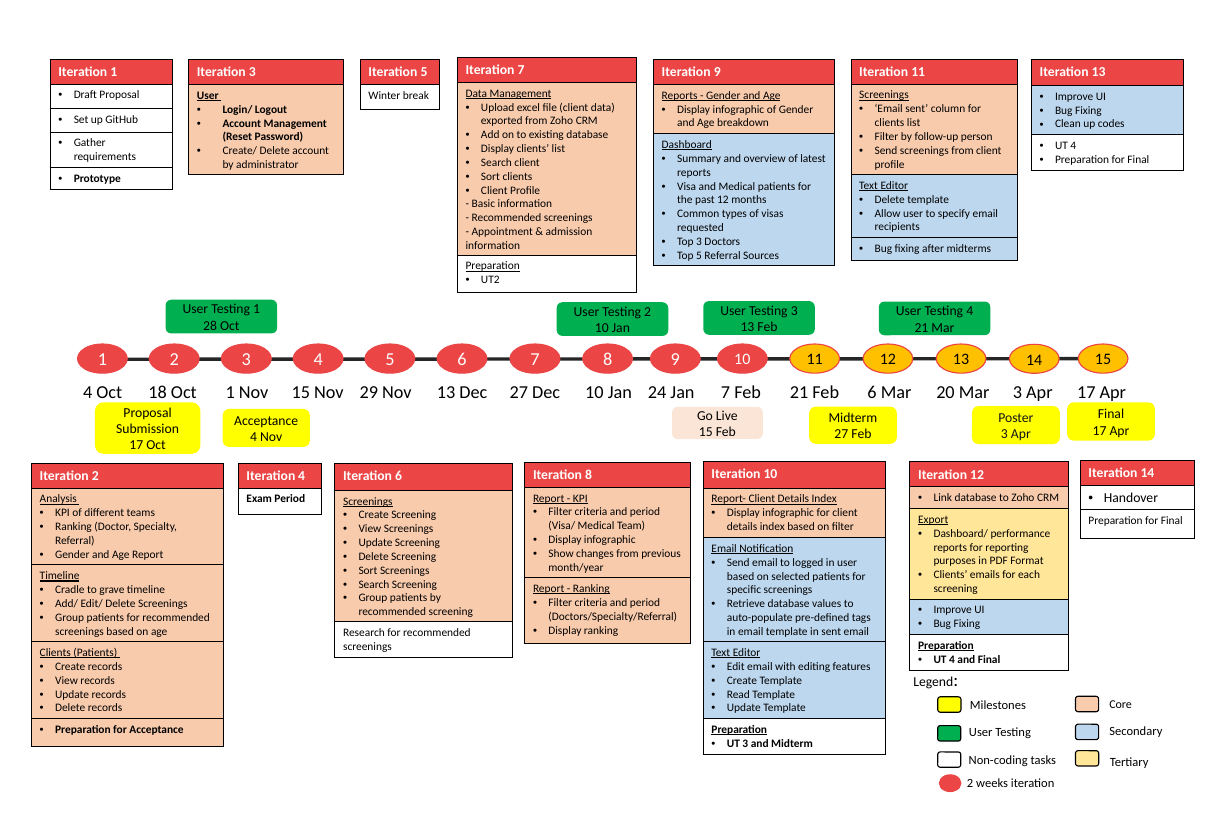
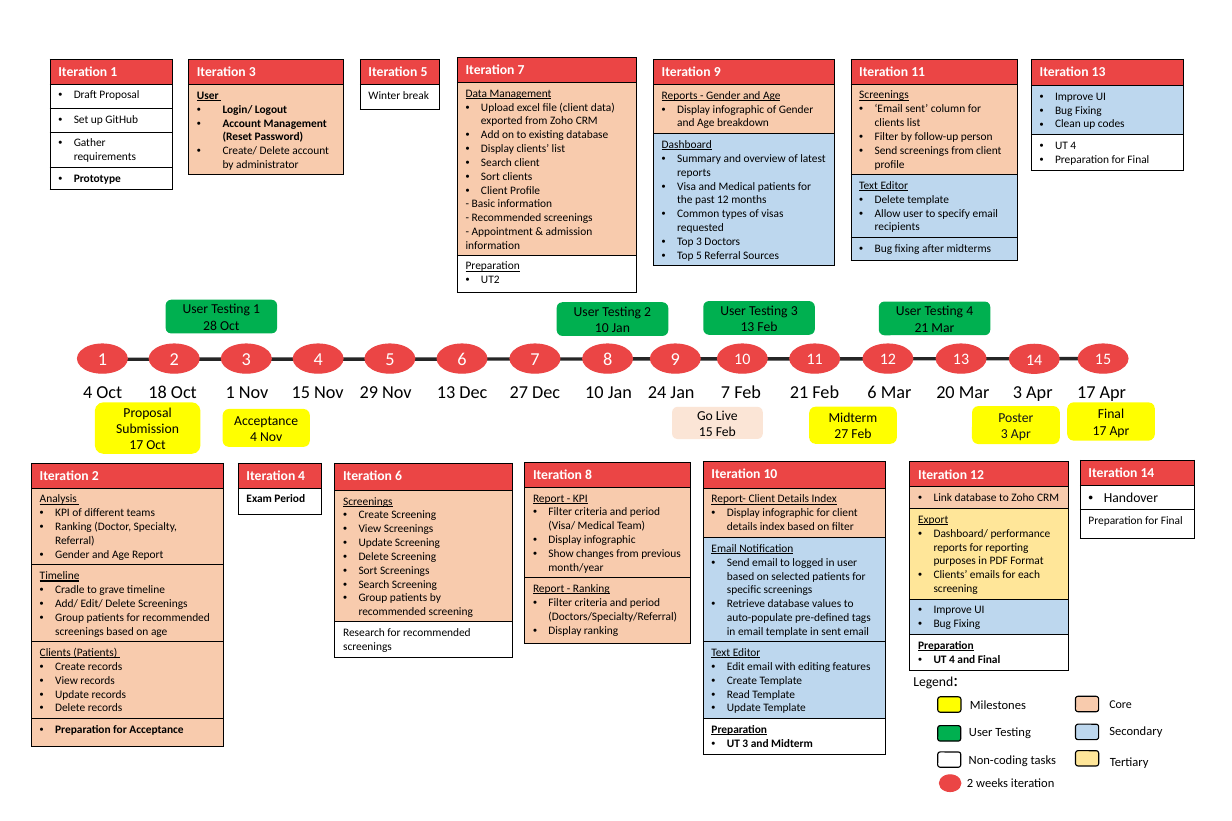
Before and after one commit to seankwok/Ulink, a slide deck: slide 1 of Documentation/Wiki Documents/4. PROJECT MANAGEMENT/Timeline/Timeline iterations edit.pptx. Drawn at 1232x821 pixels with LibreOffice and Linux fonts; fonts in the diff are those of the drawing. Boxes give left, top, right and bottom in pixels: in the first picture for what was removed or moved away, otherwise in the second. Text is boxed around its words. In the diff, an @@ line names an element or a change of style, - is before the commit and + after.

Commit message:
fyp finals slides

```diff
--- a/Documentation/Wiki Documents/4. PROJECT MANAGEMENT/Timeline/Timeline iterations edit.pptx
+++ b/Documentation/Wiki Documents/4. PROJECT MANAGEMENT/Timeline/Timeline iterations edit.pptx
@@ text colour #000000 to #FFFFFF; fill #FFC000 to #EB4545 in 5 elements at bbox=[790, 344, 840, 374], bbox=[1009, 344, 1060, 373], bbox=[863, 344, 913, 374], bbox=[936, 344, 986, 374], bbox=[1078, 344, 1129, 374] @@
```
